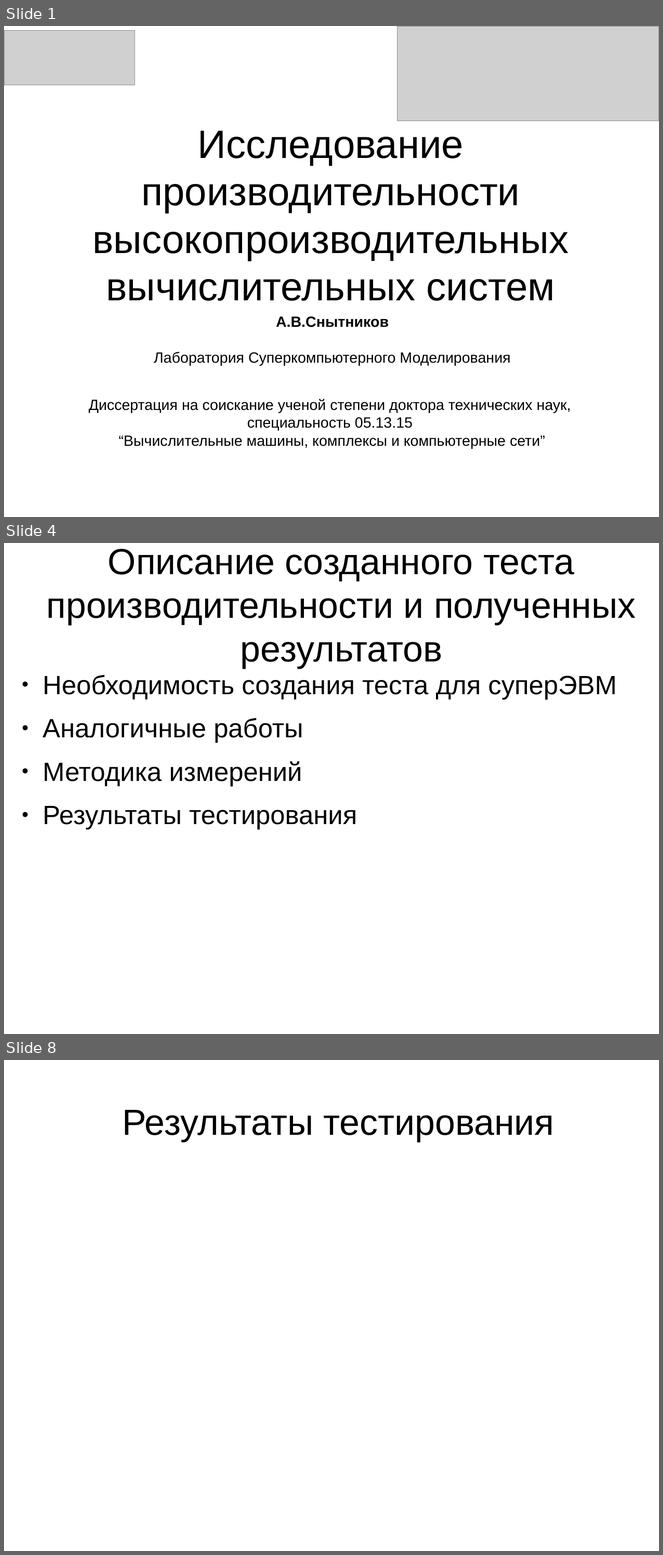
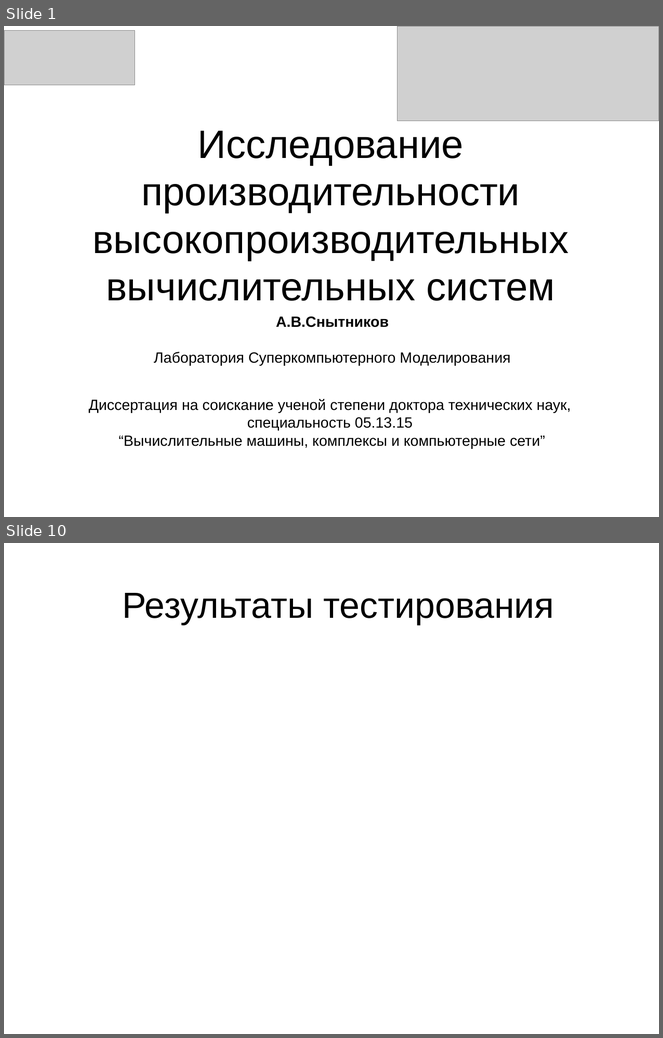
Before and after one commit to snytav/Russian-Phd-LaTeX-Dissertation-Template, a slide deck: Presentation/seminar_hydro_21_SnytnikovAV.odp. Shown one above the other, each under a label of ours: slides 1, 4 and 8 before the commit, slides 1 and 10 after it; the slides between them are not shown. The pictures are 663x1555 and 663x1038 pixels, drawn with LibreOffice and Linux fonts; fonts in the diff are those of the drawing; grey boxes stand for pictures. Boxes give left, top, right and bottom in pixels: in the first picture for what was removed or moved away, otherwise in the second. Text is boxed around its words. In the diff, an @@ line names an element or a change of style, - is before the commit and + after.

```diff
--- a/Presentation/seminar_hydro_21_SnytnikovAV.odp
+++ b/Presentation/seminar_hydro_21_SnytnikovAV.odp
@@ slide 4 removed at bbox=[4, 543, 659, 1034], background #FFFFFF @@
@@ title removed at bbox=[46, 549, 636, 668] @@
-Описание созданного теста производительности и полученных результатов
@@ text removed at bbox=[42, 675, 617, 830] @@
-● Необходимость создания теста для суперЭВМ
-● Аналогичные работы
-● Методика измерений
-● Результаты тестирования
@@ what was slide 8 is now slide 10 @@
```
Also in this commit, not shown: 8 slides added, 5 other slides removed, 4 other files.
